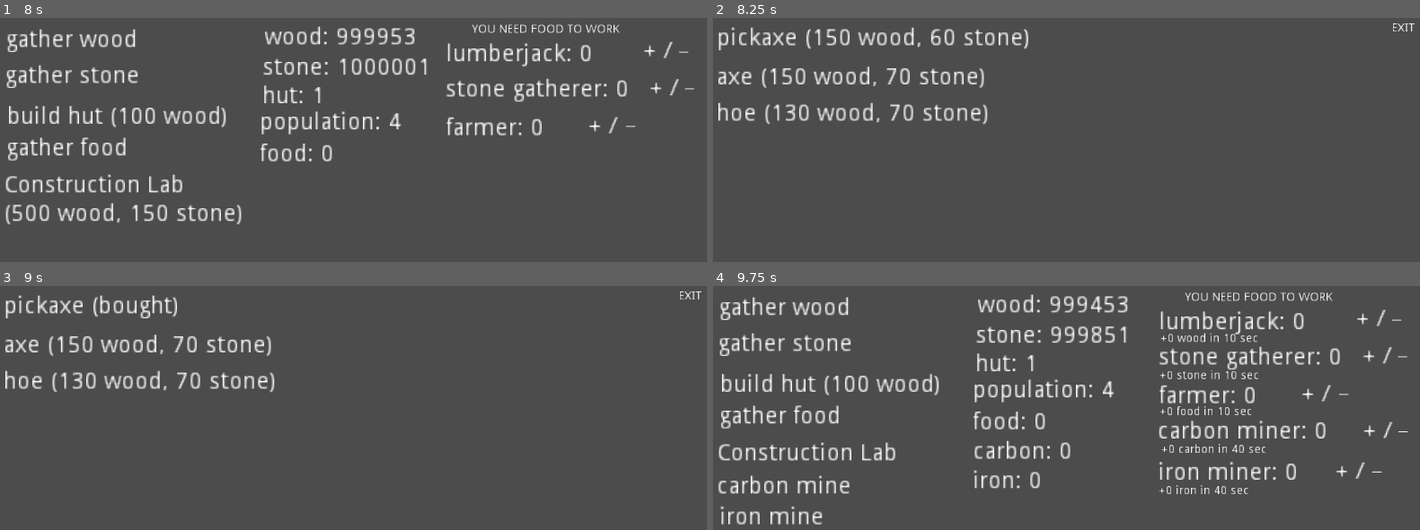
Above: before the commit, frames 1-4 (two rows, left to right).
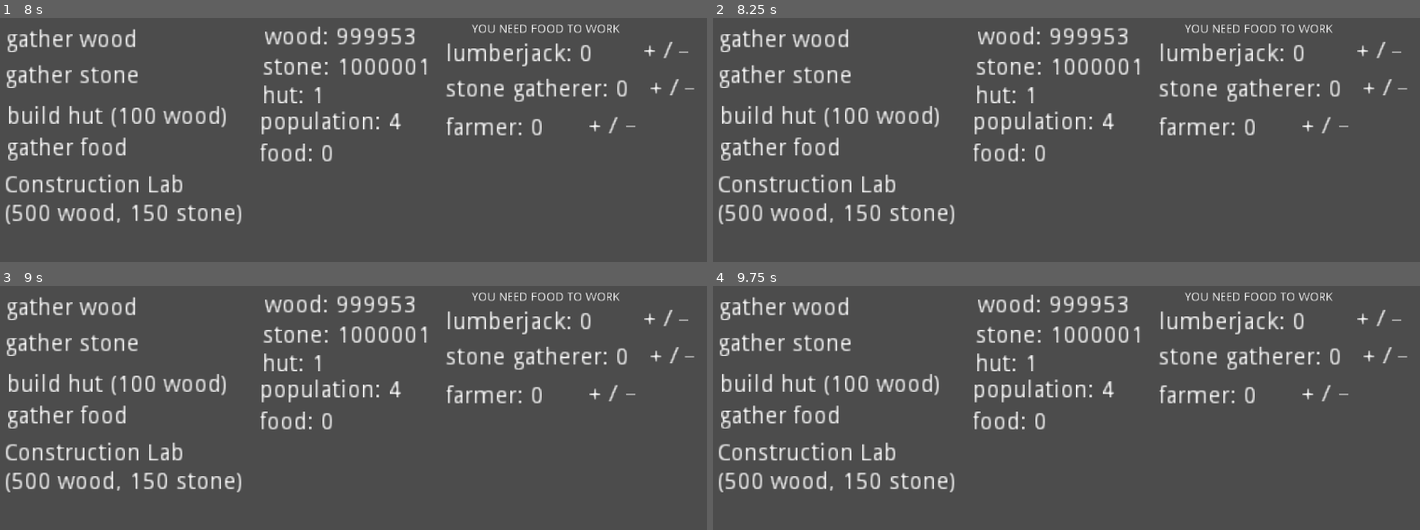
Above: after the commit, the same moments.

Repository: JacoDepa/From-the-Origin
Game: Godot game, scene res://Home.tscn
Two runs of this game, one before a commit and one after it. Both use one fixed random seed, a clock stepped at 60 frames per second and the inputs below.
Inputs (mouse positions are in pixels of both pictures, inside the frame that each line leads up to):
- Up to frame 1 (8 s): tap Enter at 0.5, 2, 3.5 s; move the mouse to (70, 39) at 0.52 s; click (70, 39) at 0.67 s; tap Space at 1.25, 2.75, 4.25 s; move the mouse to (70, 76) at 1.27 s; click (70, 76) at 1.42 s; move the mouse to (106, 113) at 2.02 s; click (106, 113) at 2.17 s; move the mouse to (70, 149) at 2.77 s; click (70, 149) at 2.92 s; move the mouse to (650, 52) at 3.52 s; click (650, 52) at 3.67 s; move the mouse to (685, 52) at 4.27 s; click (685, 52) at 4.42 s; move the mouse to (657, 88) at 5.02 s; click (657, 88) at 5.17 s; move the mouse to (692, 88) at 5.77 s; click (692, 88) at 5.92 s; move the mouse to (593, 125) at 6.52 s; click (593, 125) at 6.67 s; move the mouse to (629, 125) at 7.27 s; click (629, 125) at 7.42 s
- Up to frame 2 (8.25 s): move the mouse to (833, 186) at 8.02 s; click (833, 186) at 8.17 s
- Up to frame 3 (9 s): move the mouse to (162, 307) at 8.77 s; click (162, 307) at 8.92 s
- Up to frame 4 (9.75 s): move the mouse to (1405, 295) at 9.52 s; click (1405, 295) at 9.67 s

Frame 1 is identical in both runs. In frame 2, 11% of the frame differs, in the area x 0-100%, y 2-85%; in frame 3, 11%; in frame 4, 4.6%.

Commit message:
imlpemented gold mine. REMBER to fix building bugs

Diff:
--- a/Home.tscn
+++ b/Home.tscn
@@ -68,6 +68,9 @@
 
 [sub_resource type="RectangleShape2D" id=24]
 extents = Vector2( 216.692, 16.0655 )
+
+[sub_resource type="RectangleShape2D" id=25]
+extents = Vector2( 69.755, 15.3777 )
 
 [node name="Node" type="Node"]
 script = ExtResource( 1 )
@@ -325,7 +328,6 @@
 text = "farmer: 0"
 
 [node name="constructionLab" type="Area2D" parent="."]
-editor/display_folded = true
 position = Vector2( 125.386, 212.963 )
 __meta__ = {
 "_edit_group_": true
@@ -708,7 +710,7 @@
 
 [node name="hunting_hut" type="Area2D" parent="."]
 editor/display_folded = true
-position = Vector2( 83.1015, 357.891 )
+position = Vector2( 84.1015, 357.891 )
 __meta__ = {
 "_edit_group_": true
 }
@@ -724,7 +726,7 @@
 margin_bottom = 20.7116
 rect_scale = Vector2( 2, 2 )
 text = "Hunting hut
-(1050 wood, 500 stone, 20 iron)"
+ (1050 wood, 500 stone, 20 iron)"
 
 [node name="nfur" type="Label" parent="."]
 margin_left = 321.739
@@ -853,6 +855,33 @@
 margin_bottom = 3.47382
 rect_scale = Vector2( 2, 2 )
 text = "iron pickaxe (100 wood, 150 iron)"
+
+[node name="gold_mine" type="Area2D" parent="."]
+editor/display_folded = true
+position = Vector2( 77.8639, 395.96 )
+__meta__ = {
+"_edit_group_": true
+}
+
+[node name="CollisionShape2D" type="CollisionShape2D" parent="gold_mine"]
+position = Vector2( 3.70629, -1.14685 )
+shape = SubResource( 25 )
+
+[node name="Label" type="Label" parent="gold_mine"]
+margin_left = -59.0819
+margin_top = -15.0448
+margin_right = 4.91811
+margin_bottom = -1.0448
+rect_scale = Vector2( 2, 2 )
+text = "gold mine"
+
+[node name="ngold" type="Label" parent="."]
+margin_left = 321.571
+margin_top = 381.888
+margin_right = 364.571
+margin_bottom = 395.888
+rect_scale = Vector2( 2, 2 )
+text = "gold: 0"
 
 [connection signal="input_event" from="gather_wood" to="." method="_on_gather_wood_input_event"]
 [connection signal="input_event" from="gather_stone" to="." method="_on_gather_stone_input_event"]
@@ -887,3 +916,4 @@
 [connection signal="input_event" from="hunter_plus" to="." method="_on_hunter_plus_input_event"]
 [connection signal="input_event" from="hunter_min" to="." method="_on_hunter_min_input_event"]
 [connection signal="input_event" from="buy_iron_pickaxe" to="." method="_on_buy_iron_pickaxe_input_event"]
+[connection signal="input_event" from="gold_mine" to="." method="_on_gold_mine_input_event"]
--- a/test.gd
+++ b/test.gd
@@ -64,6 +64,7 @@
 onready var num_bone = get_node("nbone")
 onready var num_fur = get_node("nfur")
 onready var num_leather = get_node("nleather")
+onready var num_gold = get_node("ngold")
 
 
 #lumberjack
@@ -118,6 +119,7 @@
 #mines
 onready var carbon_mine = get_node("carbon_mine")
 onready var iron_mine = get_node("iron_mine")
+onready var gold_mine = get_node("gold_mine")
 
 #explication notes
 onready var info_lumberjack = get_node("info_lumberjack")
@@ -212,6 +214,7 @@
 	num_bone.visible = false
 	num_fur.visible = false
 	num_leather.visible = false
+	num_gold.visible = false
 
 	#makes buildings non visible
 	construction_lab.visible = false
@@ -221,6 +224,7 @@
 	#makes mines non visible
 	carbon_mine.visible = false
 	iron_mine.visible = false
+	gold_mine.visible = false
 
 
 	pass
@@ -654,13 +658,14 @@
 	#unlock constructio lab
 	if event is InputEvent:
 		if event.is_pressed() and not event.is_echo():
-			if wood >= 500 and stone >= 150:
+			if wood >= 500 and stone >= 150 and get_node("constructionLab/Label").text == str("Construction Lab (500 wood, 150 stone)"):
 				wood -= 500
 				num_wood.text = str("wood: ", wood)
 				stone -= 150
 				num_stone.text = str("stone: ", stone)
 				get_node("constructionLab/Label").text = str("Construction Lab")
-
+			elif get_node("constructionLab/Label").text == str("Construction Lab"):
+				pass
 
 	#get to the lab
 	if get_node("constructionLab/Label").text == str("Construction Lab"):
@@ -718,6 +723,8 @@
 				hunter_plus.visible = false
 				nhunter.visible = false
 				info_hunter.visible = false
+				num_gold.visible = false
+				gold_mine.visible = false
 
 				#makes items and exit visible
 				pickaxe.visible = true
@@ -725,7 +732,7 @@
 				hoe.visible = true
 				exit.visible = true
 
-				if n_string >= 5:
+				if n_string >= 5 or get_node("buy_bow/Label").text == str("bow (bought)"):
 					bow.visible = true
 				else:
 					bow.visible = false
@@ -734,6 +741,9 @@
 					iron_pickaxe.visible = true
 				else:
 					iron_pickaxe.visible = false
+
+				#if get_node("buy_bow/Label").text == str("bow (bought)"):
+					#bow.visible = true
 
 	pass # Replace with function body.
 
@@ -836,6 +846,12 @@
 				nhunter.visible = false
 				num_fur.visible = false
 
+			if get_node("buy_iron_pickaxe/Label").text == str("iron pickaxe (bought)"):
+				num_gold.visible = true
+				gold_mine.visible = true
+			else:
+				num_gold.visible = false
+				gold_mine.visible = false
 
 
 
@@ -861,7 +877,7 @@
 			else:
 				num_bone.visible = false
 
-			if iron >= 50:
+			if iron >= 50 or get_node("market/Label").text == str("Market"):
 				market.visible = true
 
 			if n_leather > 0:
@@ -909,7 +925,7 @@
 			iron += 1
 			num_iron.text = str("iron: ", iron)
 
-	if iron >= 50:
+	if iron >= 50 or get_node("market/Label").text == str("Market"):
 		market.visible = true
 	pass # Replace with function body.
 
@@ -994,14 +1010,15 @@
 func _on_market_input_event(viewport, event, shape_idx):
 
 	if event is InputEvent:
-		if event.is_pressed() and not event.is_echo():
+		if event.is_pressed() and not event.is_echo() and get_node("market/Label").text == str("Market (750 wood, 350 stone)"):
 			if wood >= 750 and stone >= 350:
 				wood -= 750
 				num_wood.text = str("wood: ", wood)
 				stone -= 350
 				num_stone.text = str("stone: ", stone)
 				get_node("market/Label").text = str("Market")
-
+			elif get_node("market/Label").text == str("Market"):
+				pass
 
 	#get to the lab
 	if get_node("market/Label").text == str("Market"):
@@ -1056,6 +1073,8 @@
 				info_hunter.visible = false
 				num_fur.visible = false
 				iron_pickaxe.visible = false
+				num_gold.visible = false
+				gold_mine.visible = false
 
 				#makes things visible
 				exit.visible = true
@@ -1103,7 +1122,7 @@
 func _on_hunting_hut_input_event(viewport, event, shape_idx):
 	if event is InputEvent:
 		if event.is_pressed():
-			if wood >= 1050 and stone >= 500 and iron >= 20:
+			if wood >= 1050 and stone >= 500 and iron >= 20 and get_node("hunting_hut/Label").text == str("Hunting hut (1050 wood, 500 stone, 20 iron)"):
 				get_node("hunting_hut/Label").text = str("Hunting hut")
 				wood -= 1050
 				stone -= 500
@@ -1115,9 +1134,11 @@
 				hunter_plus.visible = true
 				nhunter.visible = true
 				num_fur.visible = true
-	pass # Replace with function body.
-
-"""REMEMBER TO CHECK IF THIS WORKS WHENT CREATING GOLD MINERS"""
+			elif get_node("hunting_hut/Label").text == str("Hunting hut"):
+				pass
+	pass # Replace with function body.
+
+
 func _on_buy_compass_input_event(viewport, event, shape_idx):
 	if event is InputEvent:
 		if event.is_pressed():
@@ -1125,7 +1146,7 @@
 				iron -= 100
 				num_iron.text = str("iron: ", iron)
 				gold -= 10
-				#REMEMBER TO MAKE GOLD COUNT ON SCREEN CHANGE
+				num_gold.text = str("gold: ", gold)
 				get_node("buy_compass/Label").text = str("compass (bought)")
 	pass # Replace with function body.
 
@@ -1182,3 +1203,11 @@
 				num_iron.text = str("iron: ", iron)
 				get_node("buy_iron_pickaxe/Label").text = str("iron pickaxe (bought)")
 	pass # Replace with function body.
+
+
+func _on_gold_mine_input_event(viewport, event, shape_idx):
+	if event is InputEvent:
+		if event.is_pressed():
+			gold += 1
+			num_gold.text = str("gold: ", gold)
+	pass # Replace with function body.
Not shown: 1 places in Home.tscn that only renumber resources
